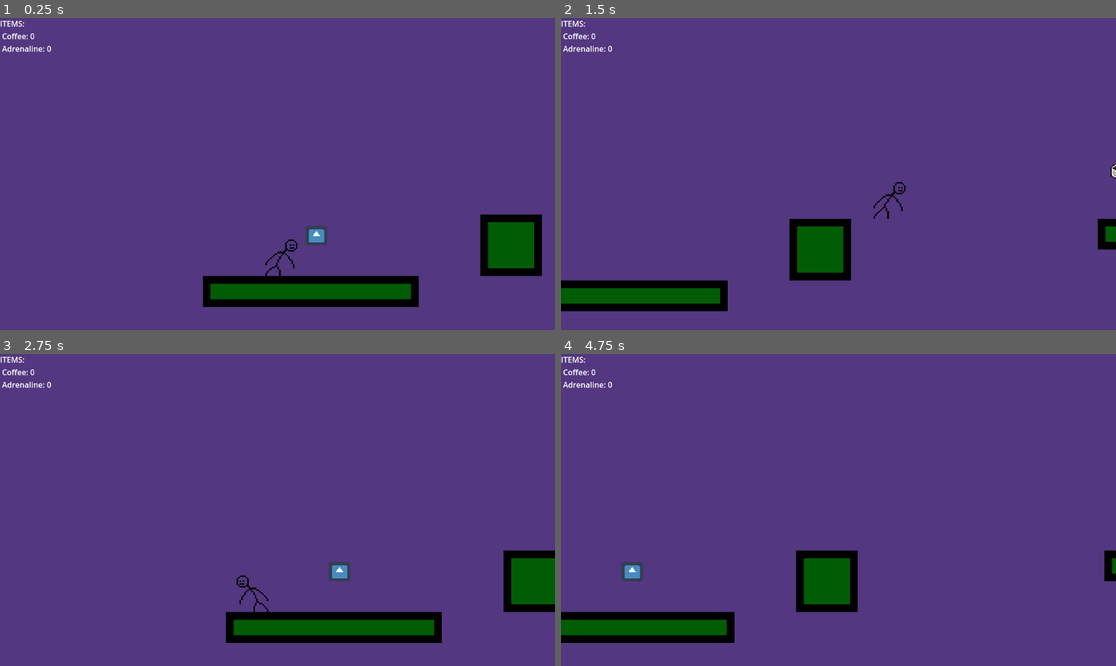
Above: before the commit, frames 1-4 (two rows, left to right).
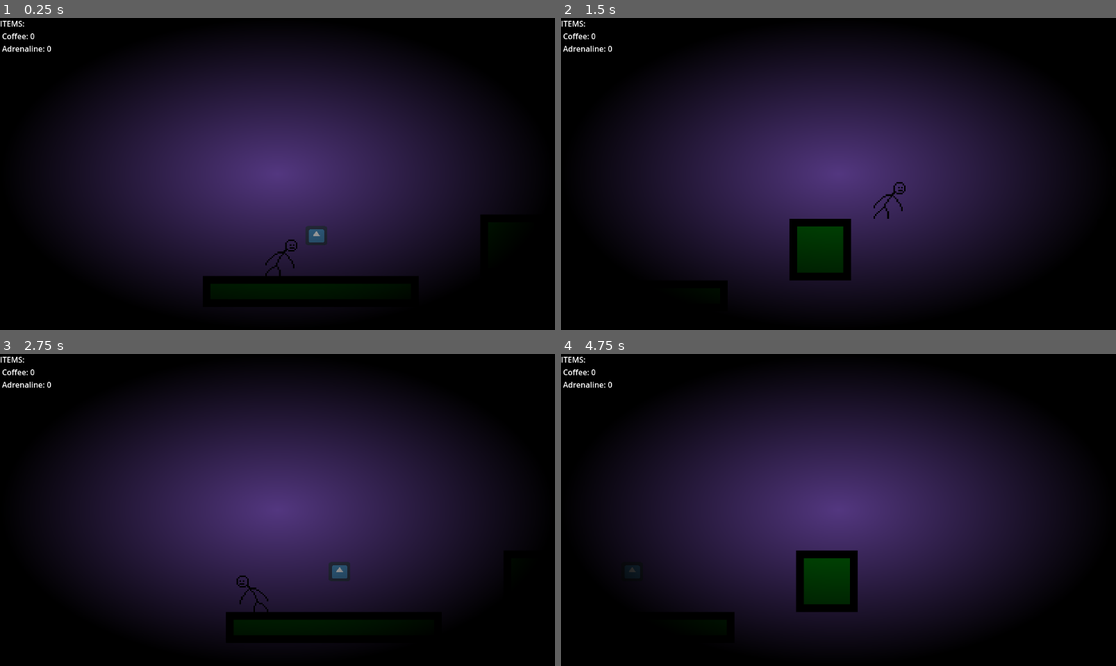
Above: after the commit, the same moments.

Repository: Varun-Ganeshkumar/Late-For-Work
Game: Godot game, scene res://scenes/level_1.tscn
The game is run twice, just before and just after one commit, with the same random seed, the same clock (stepped at 60 frames per second) and the same inputs. The engine's default icon, where the game draws it, is replaced by a stand-in: a white triangle on a blue panel in a dark square.
Inputs:
- Up to frame 1 (0.25 s): no input
- Up to frame 2 (1.5 s): tap Enter at 0.5 s; hold Right (right) from 0.53 s (still down); tap Q (coffee) at 0.6 s; tap Space (jump) at 0.77 s; tap E (slow) at 1.35 s
- Up to frame 3 (2.75 s): tap Space (jump) at 1.52 s; release Right (right) at 2.03 s; hold Left (left) from 2.03 s (still down); tap Q (coffee) at 2.1 s
- Up to frame 4 (4.75 s): release Left (left) at 2.78 s; hold Right (right) 2.78-4.28 s; tap E (slow) at 2.85, 4.35 s; tap Space (jump) at 3.02, 3.77, 4.52 s; tap Q (coffee) at 3.6 s; hold Left (left) from 4.28 s (still down)

The runs differ from the first frame. In frame 1, 94% of the frame differs, in the area x 0-100%, y 0-100%; in frame 2, 94%; in frame 3, 94%; in frame 4, 94%.

Commit message:
Tested out shaders
Trying to add vignette to the game that changes but currently stuck on how to change the alpha of the border since it doesn't seem like code.

Diff:
--- a/HUD.tscn
+++ /dev/null
@@ -1,18 +0,0 @@
-[gd_scene load_steps=2 format=3 uid="uid://cdeneqijmca1s"]
-
-[ext_resource type="Script" uid="uid://cqhv6u7q4px76" path="res://hud.gd" id="1_k5de2"]
-
-[node name="HUD" type="Control"]
-layout_mode = 3
-anchors_preset = 0
-script = ExtResource("1_k5de2")
-
-[node name="CanvasLayer" type="CanvasLayer" parent="."]
-
-[node name="Label" type="Label" parent="CanvasLayer"]
-unique_name_in_owner = true
-offset_right = 383.0
-offset_bottom = 289.0
-text = "ITEMS:
-Coffee: 0
-Adrenaline: 0"
--- a/scripts/coffee.gd
+++ b/scripts/coffee.gd
@@ -1,7 +1,6 @@
 extends Area2D
-
-@onready var label = $CanvasLayer/Label
 
 func _on_body_entered(_body: Node2D) -> void:
 	global.hc_coffee += 1
 	queue_free()
+	print(global.shader_mult)
--- a/scripts/global.gd
+++ b/scripts/global.gd
@@ -5,3 +5,4 @@
 var hc_adr := 0
 var restart := false
 var current_level := 1
+var shader_mult = 1 - Engine.time_scale
--- a/scripts/player.gd
+++ b/scripts/player.gd
@@ -66,4 +66,5 @@
 		get_tree().reload_current_scene()
 		Engine.time_scale = 1
 	Engine.time_scale = Engine.time_scale - 0.01
+	global.shader_mult = 0.5 - Engine.time_scale
 	slow_time.start()
--- /dev/null
+++ b/vignette.gdshader
@@ -0,0 +1,12 @@
+shader_type canvas_item;
+
+uniform float alpha = 1;
+uniform float inner_radius = 0.2;
+uniform float outer_radius = 1.0;
+
+void fragment() {
+	float x = abs(UV.r-.5)*2.0;
+	float y = abs(UV.g-.5)*2.0;
+	float q = 1.0-(1.0-sqrt(x*x+y*y)/outer_radius)/(1.0-inner_radius);
+	COLOR = vec4(0, 0, 0, q*alpha);
+}
Renamed: hud.gd -> scripts/hud.gd
Renamed: hud.gd.uid -> scripts/hud.gd.uid
Not shown, added: vignette.gdshader.uid
